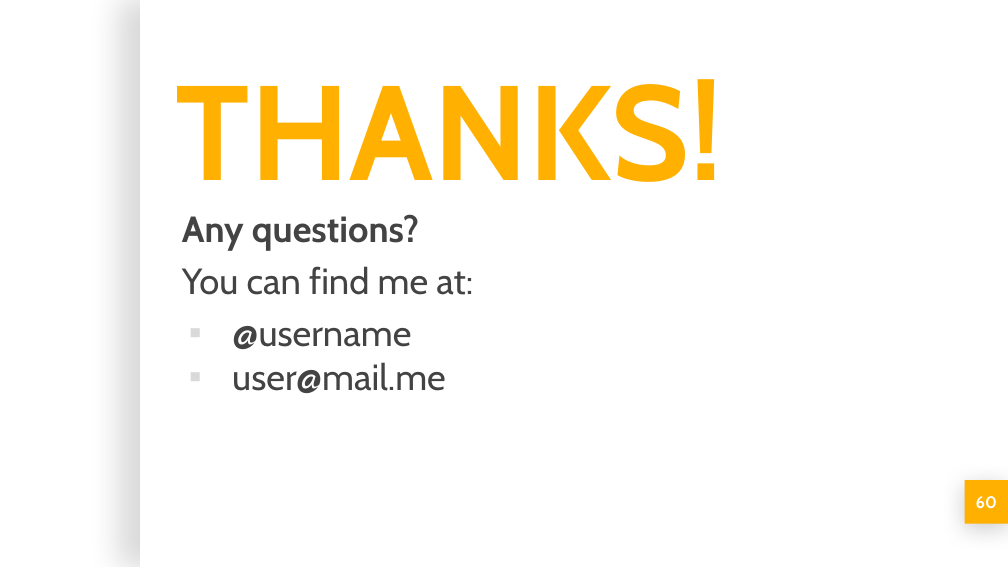
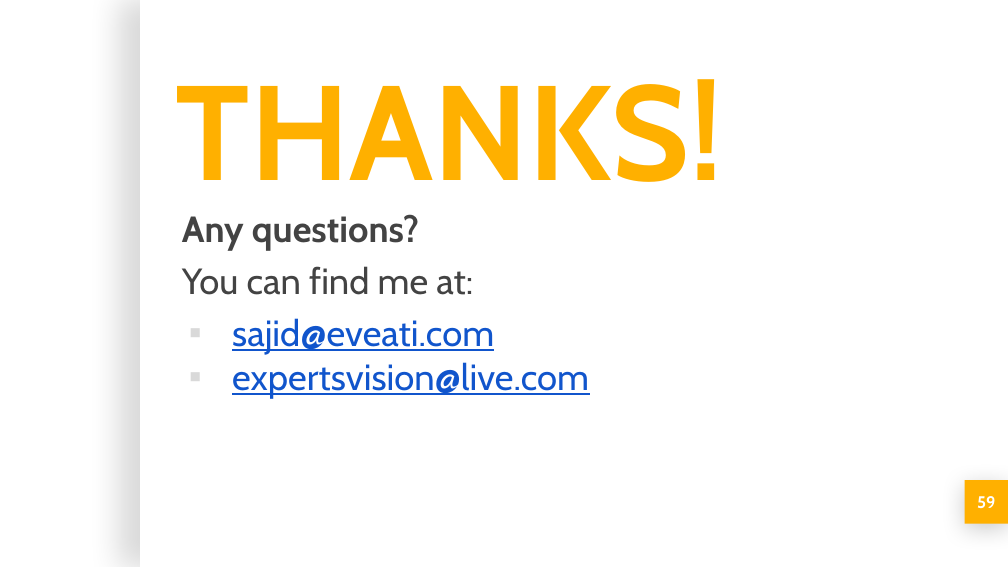
Before and after one commit to ExpertsVision/MachineLearningFundamentals, a slide deck: slide 59 of Lesson 1/Lesson1.1.pptx (slide 60 before the commit). Drawn at 1008x567 pixels with LibreOffice and Linux fonts; fonts in the diff are those of the drawing; background and template pictures are left out. Boxes give left, top, right and bottom in pixels: in the first picture for what was removed or moved away, otherwise in the second. Text is boxed around its words. In the diff, an @@ line names an element or a change of style, - is before the commit and + after.

```diff
--- a/Lesson 1/Lesson1.1.pptx
+++ b/Lesson 1/Lesson1.1.pptx
@@ subtitle at (232,318,589,398): text changed; text colour #434343 to #1155CC @@
-▪ @username
-▪ user@mail.me
+▪ sajid@eveati.com
+▪ expertsvision@live.com
@@ page number at (977,496,995,508): text changed @@
-60
+59
```
Also in this commit, not shown: 2 other slides changed, 1 slide removed.
